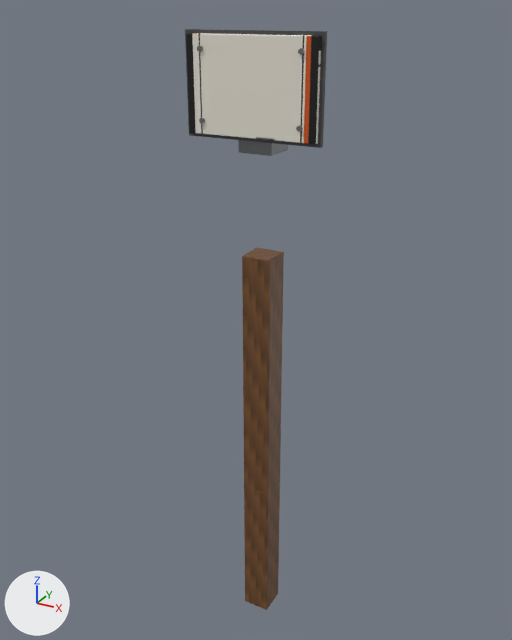
An edit to the COLLADA model beamng-props/mile-marker/export/dae/milemarker_003.dae, drawn before and after from the same camera.
The view is the same before and after, from a 50 mm camera at (1.03, -1.91, 2.17) aimed at (-0.04, 0.03, 1.2). Every picture has the same lights, and +X, +Y and +Z are marked at lower left. The first picture is the older version. Where no turn or scale is listed for an object, it has been applied to the vertices.

Names of what the first picture shows: 'milemarker_band', 'milemarker_frame', 'milemarker_post', 'milemarker_sign'.
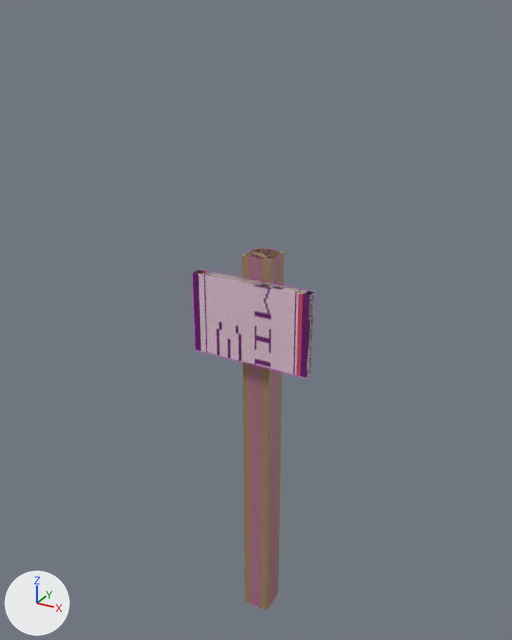
Where the newer file only moved an object's origin or applied its transform, the numbers keep the older frame.

Where the change shows, as pixel boxes (x1, y1, x2, y2) in the pictures (512 x 640 px):
'milemarker_sign', deleted
    before: (186, 33, 321, 144)
'milemarker_post', reshaped
    before: (242, 248, 284, 610)
    after: (242, 247, 284, 610)
'Colmesh_sign-1', added
    after: (191, 269, 315, 379)
'Colmesh_post-1', added
    after: (245, 248, 281, 608)
'milemarker_frame', deleted
    before: (185, 29, 327, 148)
'milemarker_band', deleted
    before: (238, 140, 288, 156)
'sign', added
    after: (193, 270, 314, 377)

Patch to the scene script:
```diff
--- a/beamng-props/mile-marker/export/dae/milemarker_003.dae.py
+++ b/beamng-props/mile-marker/export/dae/milemarker_003.dae.py
@@ mat_wood_002 @@
+mat_wood_002 = principled_material('wood.002')
+mat_wood_002.base_color = (0.35, 0.22, 0.12)  # brown #a08161
@@ mat_colmesh_material @@
+mat_colmesh_material = principled_material('Colmesh_Material')
+mat_colmesh_material.base_color = (1.0, 0.0, 1.0)  # pink #ff00ff
+mat_colmesh_material.alpha = 0.15
@@ mat_sign_002 @@
+mat_sign_002 = principled_material('sign.002')
+mat_sign_002.texture = img_mile_003_png
+mat_sign_002.metallic = 0.1
@@ me_cube @@
 # used by ob_milemarker_post; location = (0.0, 0.0, 0.0)
-me_cube.from_pydata(...)  # 56 vertices, 108 faces; spans x -0.05..0.05, y -0.05..0.05, z 0.0..1.45
-me_cube.materials.append(mat_mm_wood)  # picture img_post_wood_png
+me_cube.from_pydata(...)  # 8 vertices, 12 faces; spans x -0.05..0.05, y -0.05..0.05, z 0.0..1.45
+# me_cube part 1: the whole mesh is rebuilt
+me_cube.materials.append(mat_wood_002)  # brown #a08161
@@ me_colmesh_sign_1 @@
+me_colmesh_sign_1.from_pydata(...)  # a box spanning x -0.21..0.21, y -0.025..0.025, z -0.14..0.14
+me_colmesh_sign_1.materials.append(mat_colmesh_material)  # pink #ff00ff
@@ me_colmesh_post_1 @@
+me_colmesh_post_1.from_pydata(...)  # an 8-sided cylinder along z spanning x -0.06..0.06, y -0.06..0.06, z -0.725..0.725
+me_colmesh_post_1.materials.append(mat_colmesh_material)  # pink #ff00ff
@@ me_cube_001_1 @@
+me_cube_001_1.from_pydata(...)  # a box spanning x -0.21..0.21, y -0.015..0.015, z -0.14..0.14
+me_cube_001_1.materials.append(mat_sign_002)  # picture img_mile_003_png
@@ ob_milemarker_band @@
-ob_milemarker_band = bpy.data.objects.new('milemarker_band', me_cube_001)
-ob_milemarker_band.location = (0.0, 0.0, 1.795)
@@ ob_milemarker_sign @@
-ob_milemarker_sign = bpy.data.objects.new('milemarker_sign', me_cube_002)
-ob_milemarker_sign.location = (0.0, -0.07, 1.965)
@@ ob_milemarker_frame @@
-ob_milemarker_frame = bpy.data.objects.new('milemarker_frame', me_cube_003)
-ob_milemarker_frame.location = (0.0, -0.066, 1.965)
@@ ob_colmesh_sign_1 @@
+ob_colmesh_sign_1 = bpy.data.objects.new('Colmesh_sign-1', me_colmesh_sign_1)
+ob_colmesh_sign_1.location = (0.0, -0.08, 1.24)
@@ ob_colmesh_post_1 @@
+ob_colmesh_post_1 = bpy.data.objects.new('Colmesh_post-1', me_colmesh_post_1)
+ob_colmesh_post_1.location = (0.0, 0.0, 0.725)
@@ ob_sign @@
+ob_sign = bpy.data.objects.new('sign', me_cube_001_1)
+ob_sign.location = (0.0, -0.08, 1.24)
```
